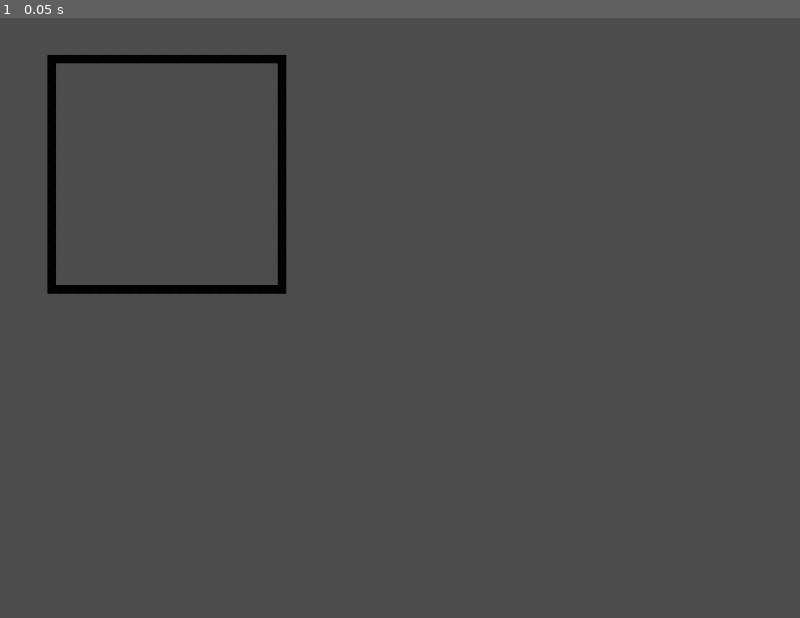
Above: before the commit, frame 1.
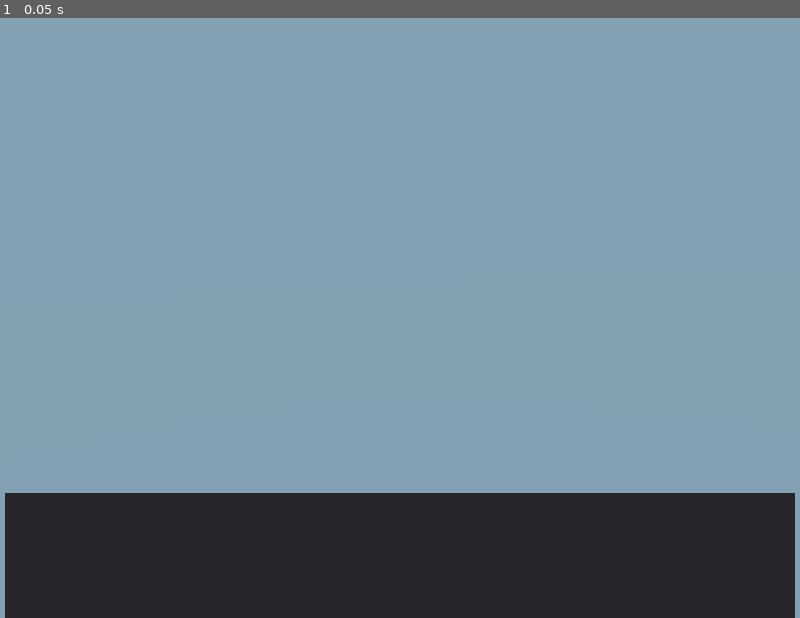
Above: after the commit, the same moment.

Repository: SergioGracia/tlc_godot
Game: Godot game, scene res://scenes/Game3d.tscn
The game is run twice, just before and just after one commit, with the same random seed, the same clock (stepped at 60 frames per second) and the same inputs. Before the commit the project starts from res://scenes/Game.tscn.
Inputs:
- Up to frame 1 (0.05 s): no input

The runs differ from the first frame. In frame 1, 100% of the frame differs, in the area x 0-100%, y 0-100%.

Commit message:
3d tests

Diff:
--- a/tlc_godot/project.godot
+++ b/tlc_godot/project.godot
@@ -16,7 +16,7 @@
 [application]
 
 config/name="tlc_godot"
-run/main_scene="res://scenes/Game.tscn"
+run/main_scene="res://scenes/Game3d.tscn"
 boot_splash/image="res://assets/img/quad.png"
 config/icon="res://assets/img/quad.png"
 
@@ -30,4 +30,5 @@
 quality/driver/driver_name="GLES2"
 vram_compression/import_etc=true
 vram_compression/import_etc2=false
+environment/default_clear_color=Color( 0.733333, 1, 0.686275, 1 )
 environment/default_environment="res://default_env.tres"
--- /dev/null
+++ b/tlc_godot/scenes/Button.gd
@@ -0,0 +1,13 @@
+extends Button
+
+# Declare member variables here. Examples:
+# var a = 2
+# var b = "text"
+
+# Called when the node enters the scene tree for the first time.
+func _ready():
+	pass # Replace with function body.
+
+# Called every frame. 'delta' is the elapsed time since the previous frame.
+#func _process(delta):
+#	pass
--- /dev/null
+++ b/tlc_godot/scenes/Game3d.tscn
@@ -0,0 +1,26 @@
+[gd_scene load_steps=2 format=2]
+
+[sub_resource type="CubeMesh" id=1]
+
+[node name="Game3d" type="Spatial"]
+
+[node name="Panel" type="Panel" parent="."]
+anchor_left = 0.5
+anchor_top = 1.0
+anchor_right = 0.5
+anchor_bottom = 1.0
+margin_left = -395.0
+margin_top = -125.0
+margin_right = 395.0
+
+[node name="Camera" type="Camera" parent="."]
+transform = Transform( 1, 0, 0, 0, 1, 0, 0, 0, 1, 0, 0, -2.47079 )
+far = 23.8
+
+[node name="MeshInstance" type="MeshInstance" parent="."]
+transform = Transform( 1, 0, 0, 0, 1, 0, 0, 0, 11.195, -0.0105686, 0, -13.7205 )
+cast_shadow = 2
+use_in_baked_light = true
+mesh = SubResource( 1 )
+skeleton = NodePath("")
+material/0 = null
--- /dev/null
+++ b/tlc_godot/scenes/MainMenu.tscn
@@ -0,0 +1,35 @@
+[gd_scene load_steps=2 format=2]
+
+[ext_resource path="res://scenes/Button.gd" type="Script" id=1]
+
+[node name="Main" type="Node2D"]
+editor/display_folded = true
+
+[node name="Panel" type="Panel" parent="."]
+margin_left = 14.0
+margin_top = 18.0
+margin_right = 794.0
+margin_bottom = 587.0
+
+[node name="Label" type="Label" parent="Panel"]
+margin_left = 8.0
+margin_top = 5.0
+margin_right = 770.0
+margin_bottom = 239.0
+text = "TLC_godot 1.0.0
+
+A whatever prod. feat nostalgia...
+
+sergio@sgracia.es"
+align = 1
+valign = 1
+autowrap = true
+uppercase = true
+
+[node name="Button" type="Button" parent="Panel"]
+margin_left = 339.0
+margin_top = 211.5
+margin_right = 427.0
+margin_bottom = 264.5
+text = "Startoh?!"
+script = ExtResource( 1 )
--- a/tlc_godot/scenes/Player.tscn
+++ b/tlc_godot/scenes/Player.tscn
@@ -3,9 +3,10 @@
 [ext_resource path="res://assets/img/quad.png" type="Texture" id=1]
 
 [node name="Player" type="Node2D"]
+editor/display_folded = true
 position = Vector2( 249.75, 253.125 )
 
 [node name="Sprite" type="Sprite" parent="."]
 position = Vector2( -99.6875, -103.688 )
-scale = Vector2( 0.5, 0.5 )
+scale = Vector2( 0.2, 0.2 )
 texture = ExtResource( 1 )
